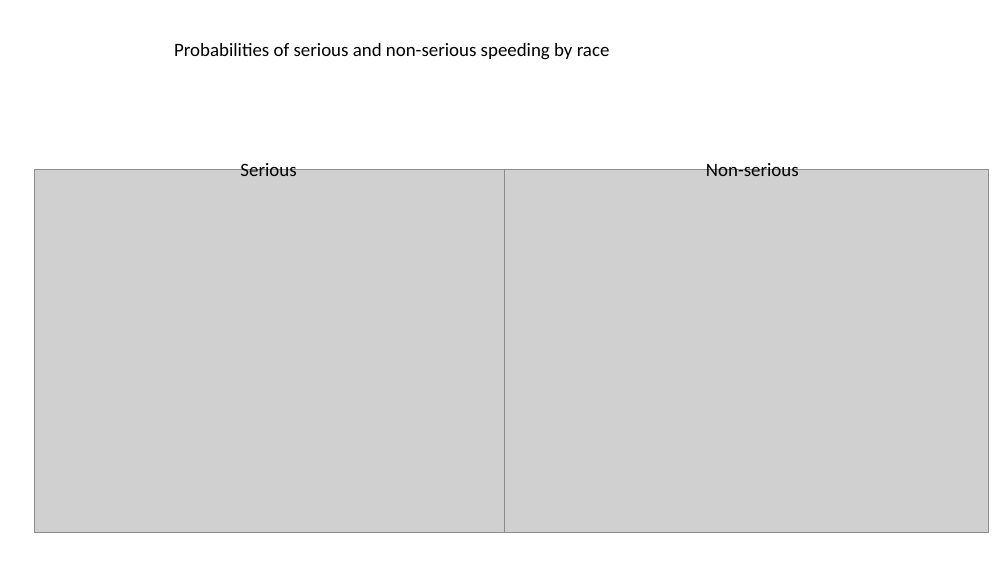
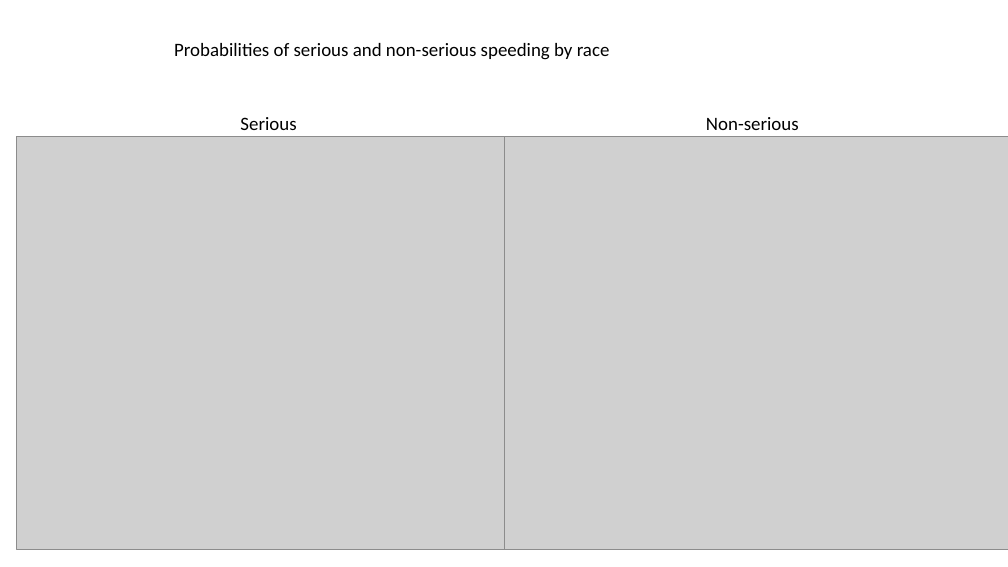
Before and after one commit to arkobarman/trafficStopProject, a slide deck: slide 57 of trafficStop_summer23.pptx. Drawn at 1008x567 pixels with LibreOffice and Linux fonts; fonts in the diff are those of the drawing; grey boxes stand for pictures. Boxes give left, top, right and bottom in pixels: in the first picture for what was removed or moved away, otherwise in the second. Text is boxed around its words. In the diff, an @@ line names an element or a change of style, - is before the commit and + after.

```diff
--- a/trafficStop_summer23.pptx
+++ b/trafficStop_summer23.pptx
@@ text "Serious": place and size @@
-text "Serious" at <box>240,161,296,176</box>
+text "Serious" at <box>240,117,296,130</box>
@@ text "Non-serious": place and size @@
-text "Non-serious" at <box>706,161,799,176</box>
+text "Non-serious" at <box>706,117,799,130</box>
@@ picture: place and size @@
-picture at <box>34,169,518,533</box>
+picture at <box>16,137,504,550</box>
@@ picture: place and size @@
-picture at <box>504,169,988,533</box>
+picture at <box>502,137,1008,550</box>
```
Also in this commit, not shown: 7 other slides changed, 25 other files.
